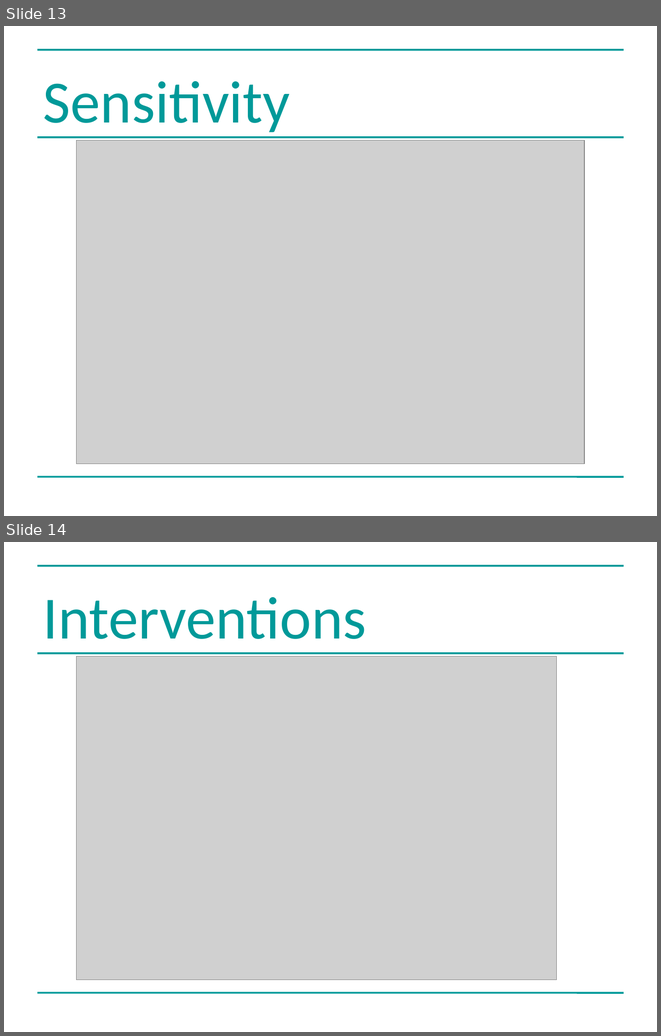
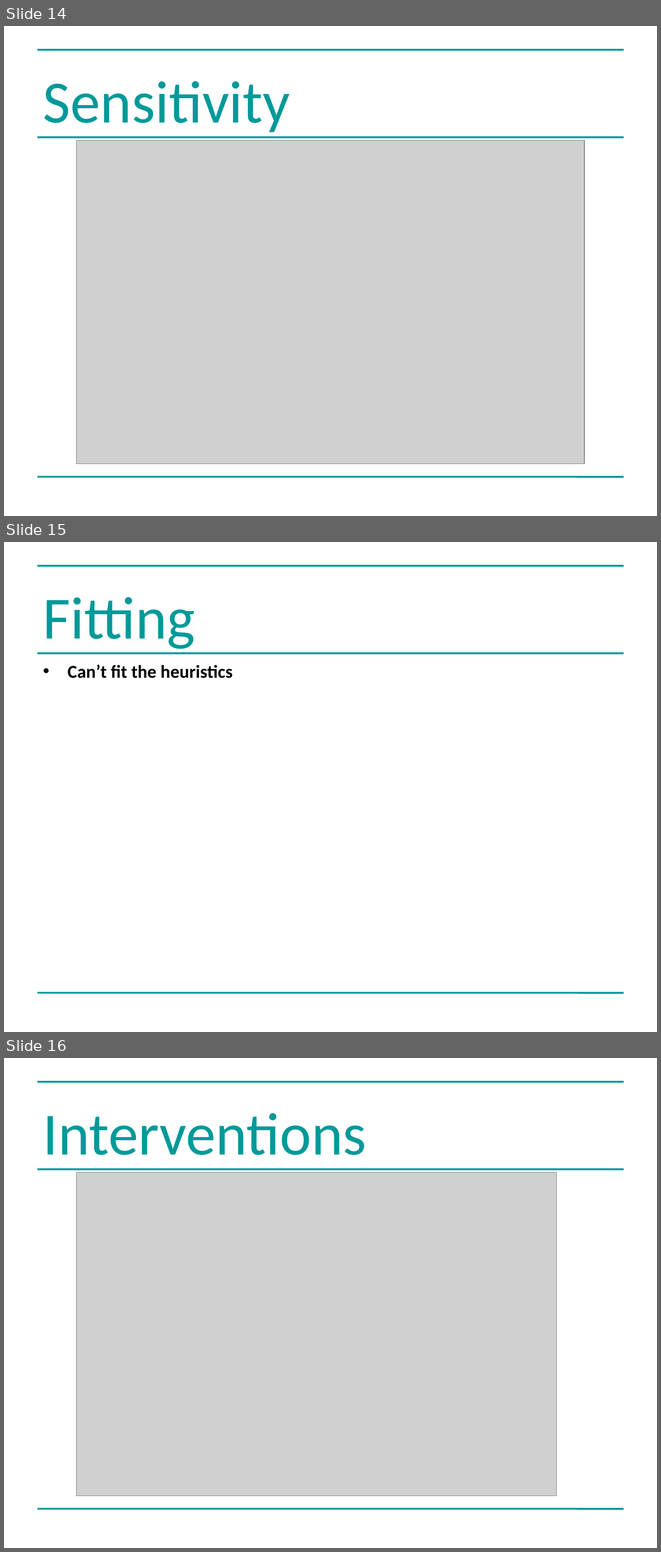
Before and after one commit to greenape/bsps2015, a slide deck: presentation/risky_aging_bsps.ppt. Shown one above the other, each under a label of ours: slides 13 and 14 before the commit, slides 14, 15 and 16 after it. The pictures are 661x1036 and 661x1552 pixels, drawn with LibreOffice and Linux fonts; fonts in the diff are those of the drawing; grey boxes stand for pictures. Boxes give left, top, right and bottom in pixels: in the first picture for what was removed or moved away, otherwise in the second. Text is boxed around its words. In the diff, an @@ line names an element or a change of style, - is before the commit and + after.

```diff
--- a/presentation/risky_aging_bsps.ppt
+++ b/presentation/risky_aging_bsps.ppt
@@ slide 15 added at box(4, 542, 657, 1032), background #FFFFFF; not listed: 3 template elements that a slide beside it also shows @@
@@ title added at box(43, 597, 195, 653), 66 pt, text #009999 @@
+Fitting
@@ text added at box(68, 664, 232, 678), 20 pt, text #000000, bold @@
+• Can’t fit the heuristics
@@ what was slide 13 is now slide 14 @@
@@ what was slide 14 is now slide 16 @@
```
Also in this commit, not shown: 3 slides changed, 1 other slide added.
